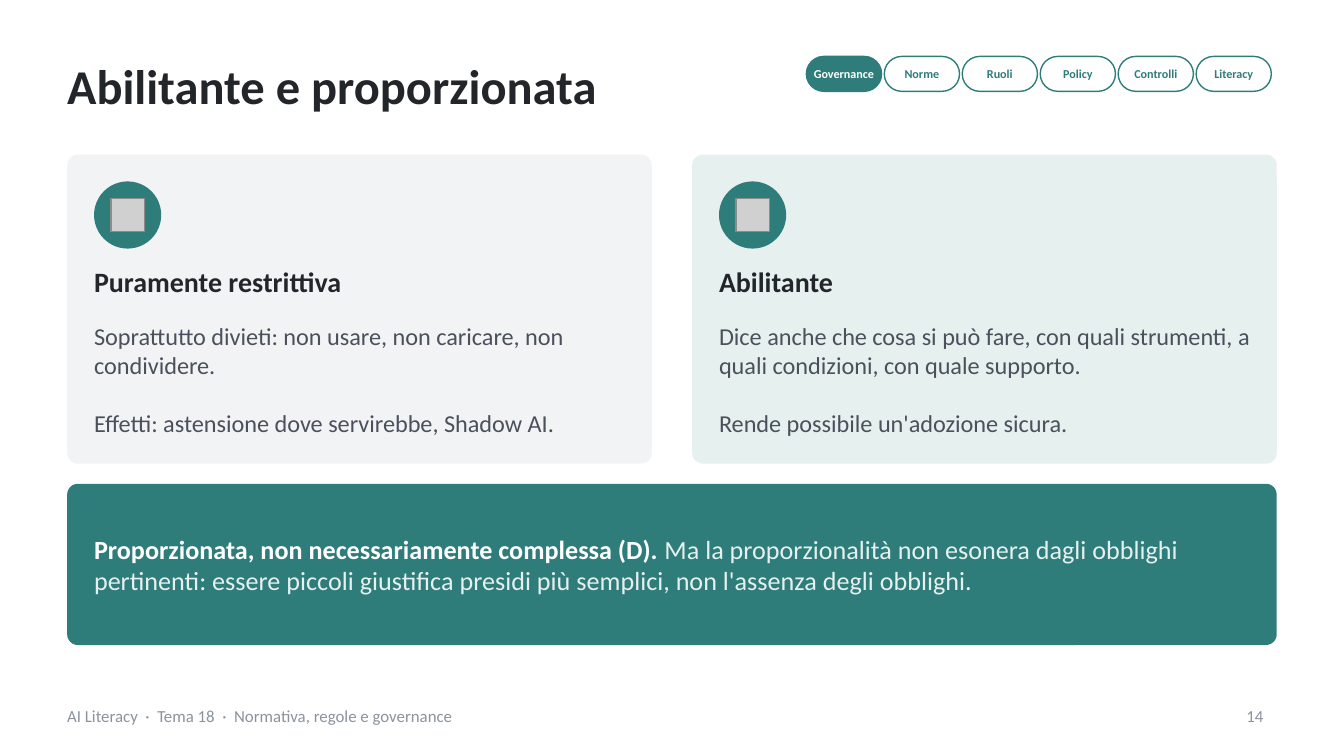
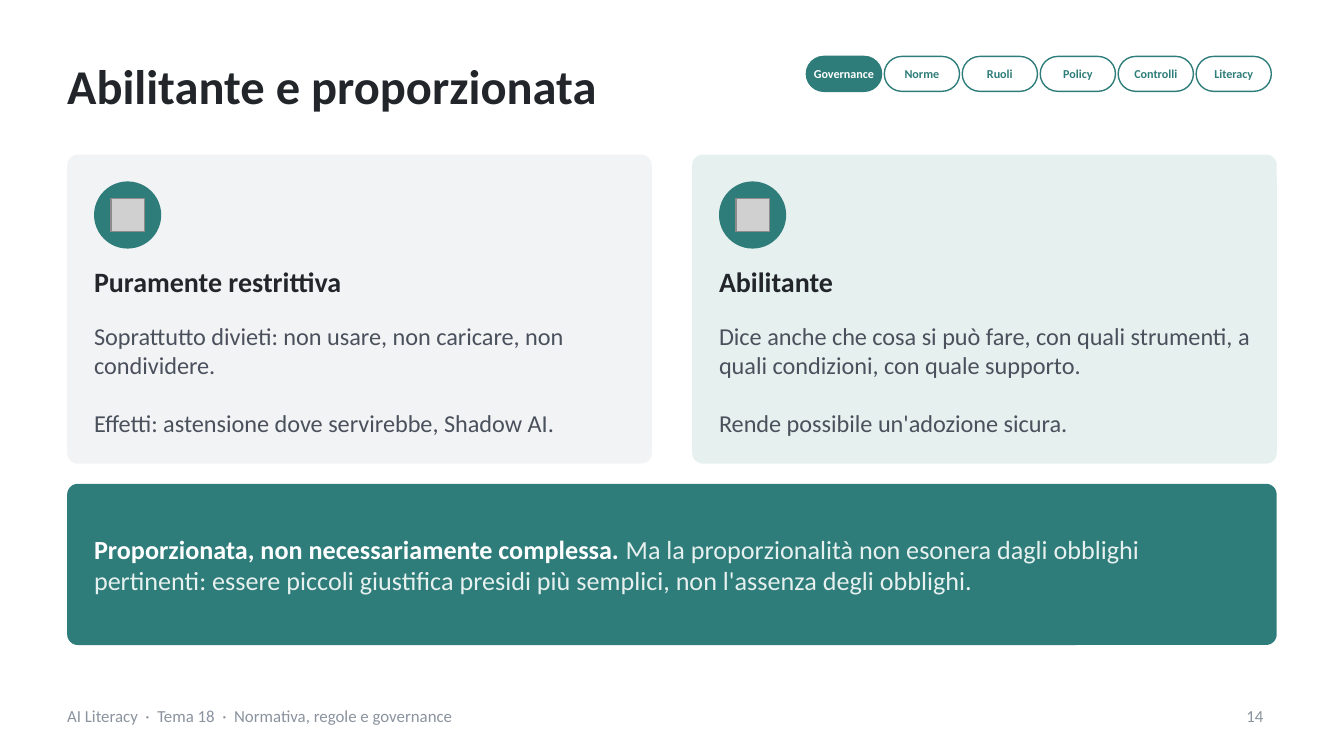
Before and after one commit to NetAi-IT/Formazione-AI-Literacy-Official, a slide deck: slide 14 of Base/Tema18_Normativa_regole_governance_AI.pptx. Drawn at 1344x756 pixels with LibreOffice and Linux fonts; fonts in the diff are those of the drawing; grey boxes stand for pictures. Boxes give left, top, right and bottom in pixels: in the first picture for what was removed or moved away, otherwise in the second. Text is boxed around its words. In the diff, an @@ line names an element or a change of style, - is before the commit and + after.

```diff
--- a/Base/Tema18_Normativa_regole_governance_AI.pptx
+++ b/Base/Tema18_Normativa_regole_governance_AI.pptx
@@ text at [94,540,1139,595]: text changed @@
-Proporzionata, non necessariamente complessa (D). Ma la proporzionalità non esonera dagli obblighi pertinenti: essere piccoli giustifica presidi più semplici, non l'assenza degli obblighi.
+Proporzionata, non necessariamente complessa. Ma la proporzionalità non esonera dagli obblighi pertinenti: essere piccoli giustifica presidi più semplici, non l'assenza degli obblighi.
```
Also in this commit, not shown: 39 other slides changed, 1 slide added, 1 slide removed, 8 other files.
